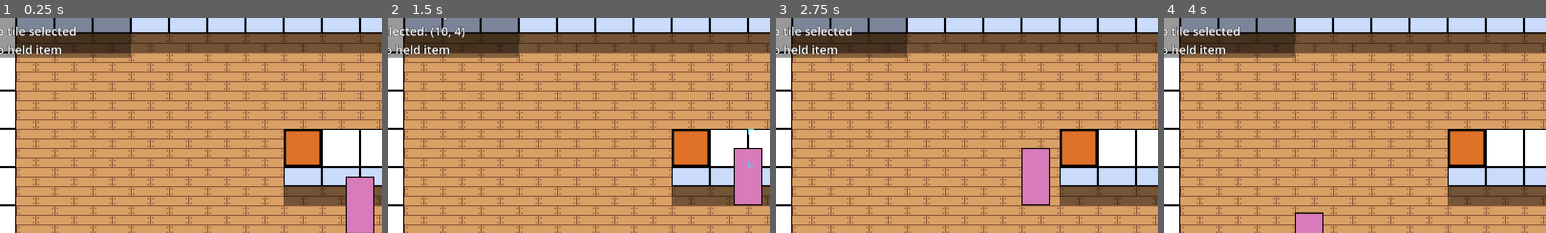
Above: before the commit, frames 1-4 (left to right).
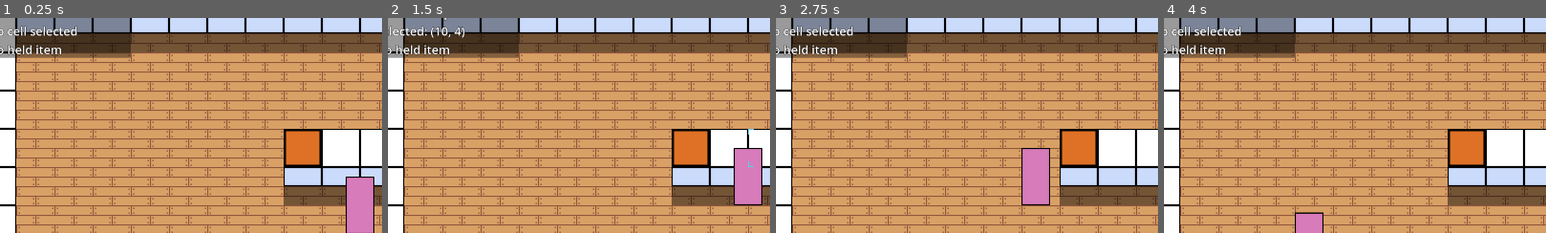
Above: after the commit, the same moments.

Repository: fornclake/brew-haha
Game: Godot game, scene res://maps/test.tscn
Same seed, same stepped clock (60 frames per second), same inputs: the game is played once before the commit and once after it.
Inputs:
- Up to frame 1 (0.25 s): no input
- Up to frame 2 (1.5 s): tap Enter at 0.5 s; hold Z (primary) 0.53-1.28 s; hold Up (move_up) from 0.53 s (still down); tap Space at 1.25 s; tap Z (primary) at 1.35 s
- Up to frame 3 (2.75 s): tap Enter at 2 s; release Up (move_up) at 2.03 s; hold Left (move_left) from 2.03 s (still down); hold Z (primary) from 2.03 s (still down)
- Up to frame 4 (4 s): release Z (primary) at 2.78 s; tap Z (primary) at 2.85 s; release Left (move_left) at 3.53 s; hold Down (move_down) from 3.53 s (still down); hold Z (primary) from 3.53 s (still down)
The pictures show only the part of the screen within x 3-53%, y 10-60%; the shares and areas given below are measured in that part.

The runs differ from the first frame. In frame 1, 0.5% of the frame differs, in the area x 2-21%, y 3-9%; in frame 2, nothing differs; in frame 3, 0.5%; in frame 4, 0.5%.

Commit message:
slight style adjustment

Diff:
--- a/engine/debug.gd
+++ b/engine/debug.gd
@@ -10,7 +10,7 @@
 
 @onready var label = $Label
 
-var DIRECTIONS = {Vector2.LEFT: "Left", Vector2.RIGHT: "Right", Vector2.UP: "Up", Vector2.DOWN: "Down"}
+var DIRECTIONS = {Vector2i.LEFT: "Left", Vector2i.RIGHT: "Right", Vector2i.UP: "Up", Vector2i.DOWN: "Down"}
 
 
 func _process(_delta):
@@ -18,7 +18,11 @@
 
 	text += "Position: " + str(player.grid_position)
 	text += "\nDirection: " + DIRECTIONS[player.orth_direction]
-	text += "\nSelected: " + str(player.selected_cell) if player.can_interact else "\nNo tile selected"
-	text += "\nHolding " + str(player.held_item.name) if player.held_item else "\nNo held item"
-	text += "\nHeld item contents: " \
-			+ str(player.held_item._content_names).replace("\"", "") if player.held_item else ""
+	if player.can_interact:
+		text += "\nSelected: "
+		if main.item_exists_at(player.selected_cell):
+			text += str(main.map_state[player.selected_cell].name) + " "
+		text += str(player.selected_cell)
+	else:
+		text += "\nNo cell selected"
+	text += "\nHolding: " + player.held_item.get_name_and_contents() if player.held_item else "\nNo held item"
--- a/engine/gameplay.gd
+++ b/engine/gameplay.gd
@@ -1,12 +1,6 @@
 class_name Main extends Node2D
 
 var map_state = {}
-
-var player_nodes : Array:
-	get: return get_tree().get_nodes_in_group("Players")
-
-var item_cells : Array:
-	get: return tiles.get_used_cells(0)
 
 @onready var tiles = $TileMap
 @onready var valid_cells = tiles.get_used_cells_by_id(1, 0, Vector2i.ZERO)
@@ -14,14 +8,14 @@
 
 func _ready():
 	# give all players a reference to this main scene
-	for player in player_nodes:
+	for player in get_tree().get_nodes_in_group("Players"):
 		player.main = self
 		player.interacted.connect(_interaction.bind(player))
 
 	# add all item layer cells to map state
-	for item in item_cells:
+	for item in tiles.get_used_cells(0):
 		var tile_data : TileData = tiles.get_cell_tile_data(0, item)
-		tile_data.set_custom_data("Item", tile_data.get_custom_data("Item").duplicate())
+		tile_data.set_custom_data("Item", tile_data.get_custom_data("Item").duplicate()) # duplicate is slower than instances
 		map_state[item] = tile_data.get_custom_data("Item")
 
 
@@ -42,7 +36,7 @@
 	if item is Ingredient:
 		player.held_item = _give_item(item_cell)
 	elif item is Dispenser and item.requires_ingredient.size() == 0:
-		player.held_item = item.output
+		player.held_item = item.output.duplicate() # duplicate is slower than instances
 
 
 func _held_item_interaction(item_cell : Vector2i, player : Player):
--- a/engine/items/ingredient.gd
+++ b/engine/items/ingredient.gd
@@ -1,7 +1,6 @@
 class_name Ingredient extends Item
 
 @export var allowed_ingredients : Array[Ingredient]
-
 var _allowed_ingredient_names : Array[String]:
 	get:
 		var array : Array[String] = []
@@ -20,6 +19,11 @@
 		return array
 
 
+func _ready():
+	for ingredient in allowed_ingredients:
+		_allowed_ingredient_names.append(ingredient.name)
+
+
 func can_hold(ingredient : Ingredient):
 	return true if _allowed_ingredient_names.has(ingredient.name) else false
 
@@ -30,3 +34,7 @@
 
 func add_ingredient(ingredient : Ingredient):
 	contents.append(ingredient)
+
+
+func get_name_and_contents() -> String:
+	return str(name, " ", _content_names).replace("\"", "")
--- a/player/player.gd
+++ b/player/player.gd
@@ -4,19 +4,17 @@
 const COLLISION_OFFSET = Vector2i(0, 16)
 const CELL_SIZE = Vector2i(32,32)
 
-var held_item : Ingredient = null
-
-var grid_position : Vector2: # current position rounded to a 32*32 grid
-	get: return (Vector2i(0,16) + Vector2i(position)) / CELL_SIZE
-
 var input_direction : Vector2: # vector of currently pressed arrow keys
 	get: return Input.get_vector("move_left", "move_right", "move_up", "move_down")
 
-var orth_direction := Vector2.DOWN: # last orthogonal vector player has faced
+var orth_direction := Vector2i.DOWN: # last orthogonal vector player has faced
 	get:
 		if input_direction in [Vector2.LEFT, Vector2.RIGHT, Vector2.UP, Vector2.DOWN]:
-			orth_direction = input_direction
+			orth_direction = Vector2i(input_direction)
 		return orth_direction
+
+var grid_position : Vector2i: # current position rounded to a 32*32 grid
+	get: return (Vector2i(0,16) + Vector2i(position)) / CELL_SIZE
 
 var selected_cell : Vector2i: # cell player is facing
 	get: return grid_position + orth_direction
@@ -24,6 +22,7 @@
 var can_interact : bool: # player is facing an interactable cell
 	get: return main.cell_is_valid(selected_cell)
 
+var held_item : Ingredient = null
 var main : Main # set by Main on all nodes in Player group
 
 @onready var selector = $Selector
